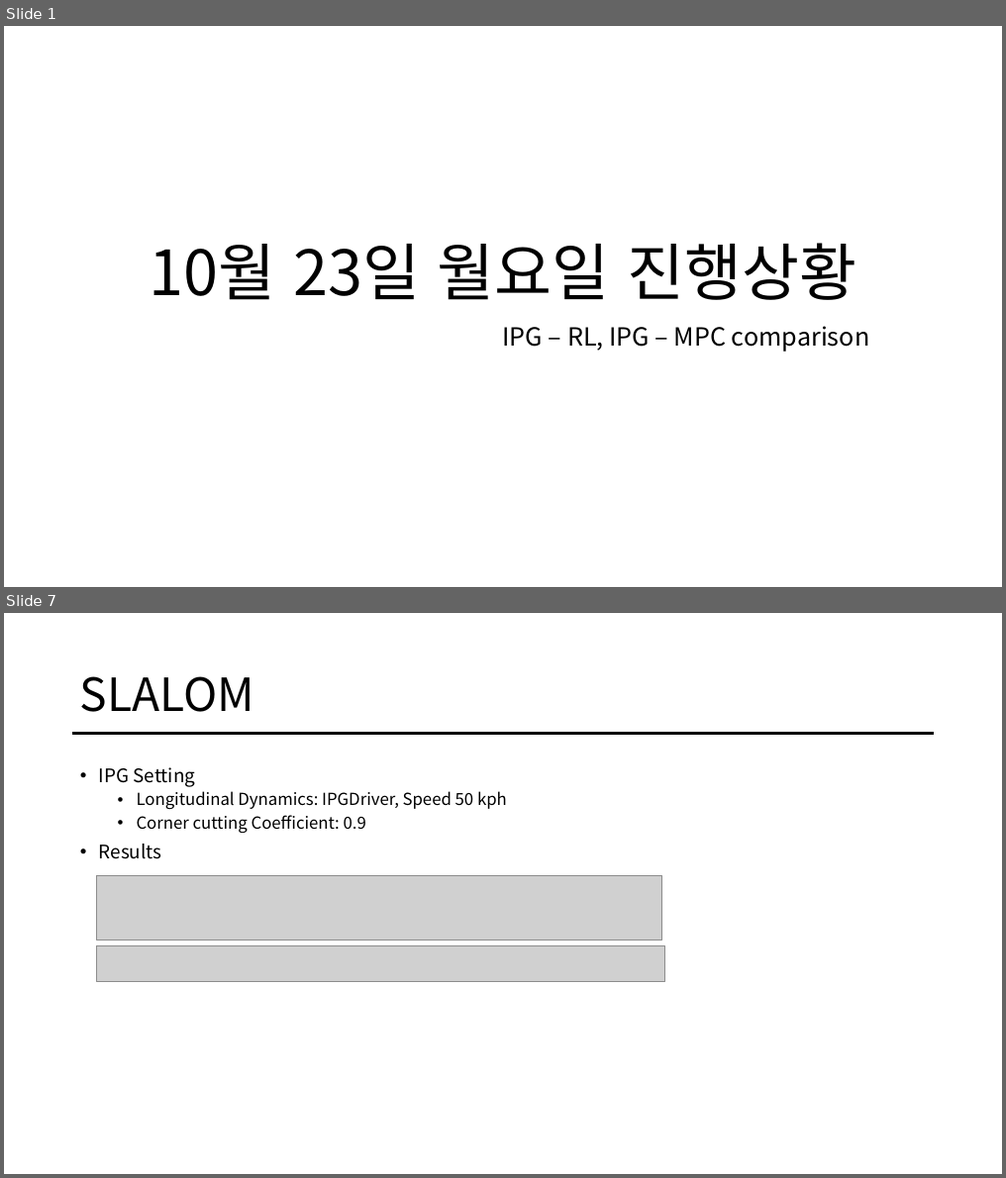
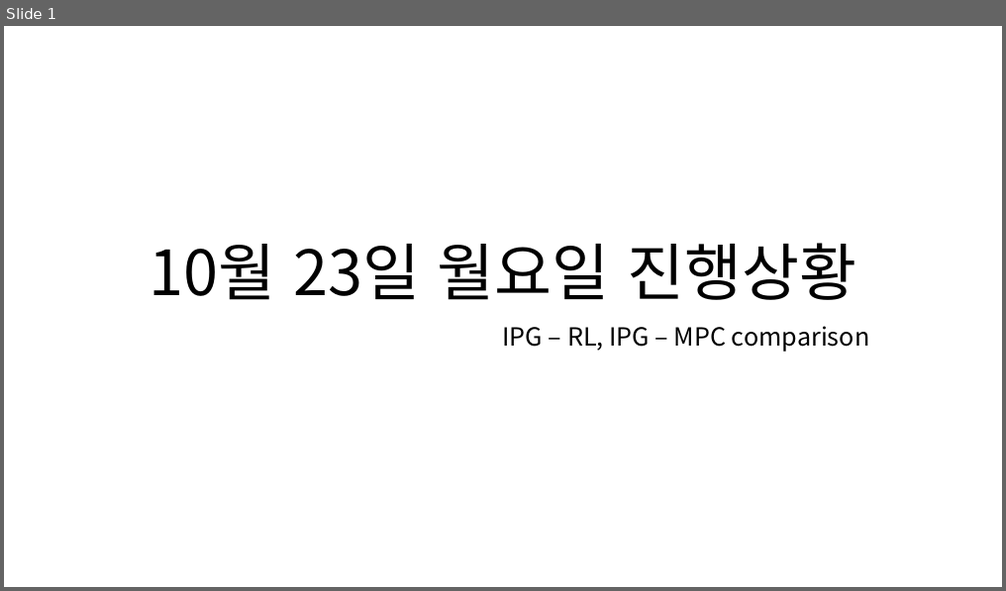
Before and after one commit to HAN2496/CarMakerResults, a slide deck: 1023Report/1023_결과보고 - Copy.pptx. Shown one above the other, each under a label of ours: slides 1 and 7 before the commit, slide 1 after it; the slides between them are not shown. The pictures are 1006x1178 and 1006x591 pixels, drawn with LibreOffice and Linux fonts; fonts in the diff are those of the drawing; grey boxes stand for pictures. Boxes give left, top, right and bottom in pixels: in the first picture for what was removed or moved away, otherwise in the second. Text is boxed around its words. In the diff, an @@ line names an element or a change of style, - is before the commit and + after.

```diff
--- a/1023Report/1023_결과보고 - Copy.pptx
+++ b/1023Report/1023_결과보고 - Copy.pptx
@@ slide 7 removed at bbox=[4, 613, 1002, 1174], background #FFFFFF @@
@@ title removed at bbox=[80, 676, 254, 712] @@
-SLALOM
@@ line removed from (73, 734) to (934, 734) @@
@@ text removed at bbox=[99, 767, 507, 860] @@
-• IPG Setting
-  • Longitudinal Dynamics: IPGDriver, Speed 50 kph
-  • Corner cutting Coefficient: 0.9
-• Results
@@ picture removed at bbox=[97, 875, 662, 940] @@
@@ picture removed at bbox=[97, 947, 665, 982] @@
```
Also in this commit, not shown: 1 slide changed, 9 other slides removed, 5 other files.
